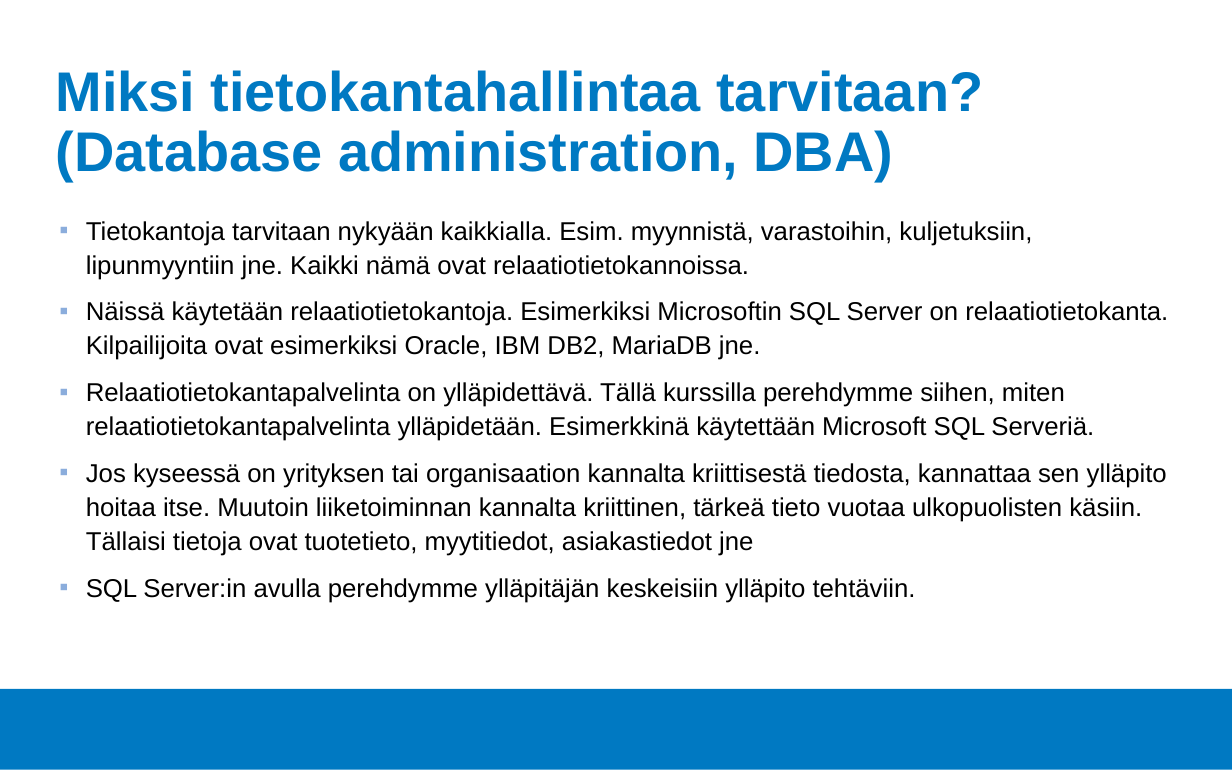
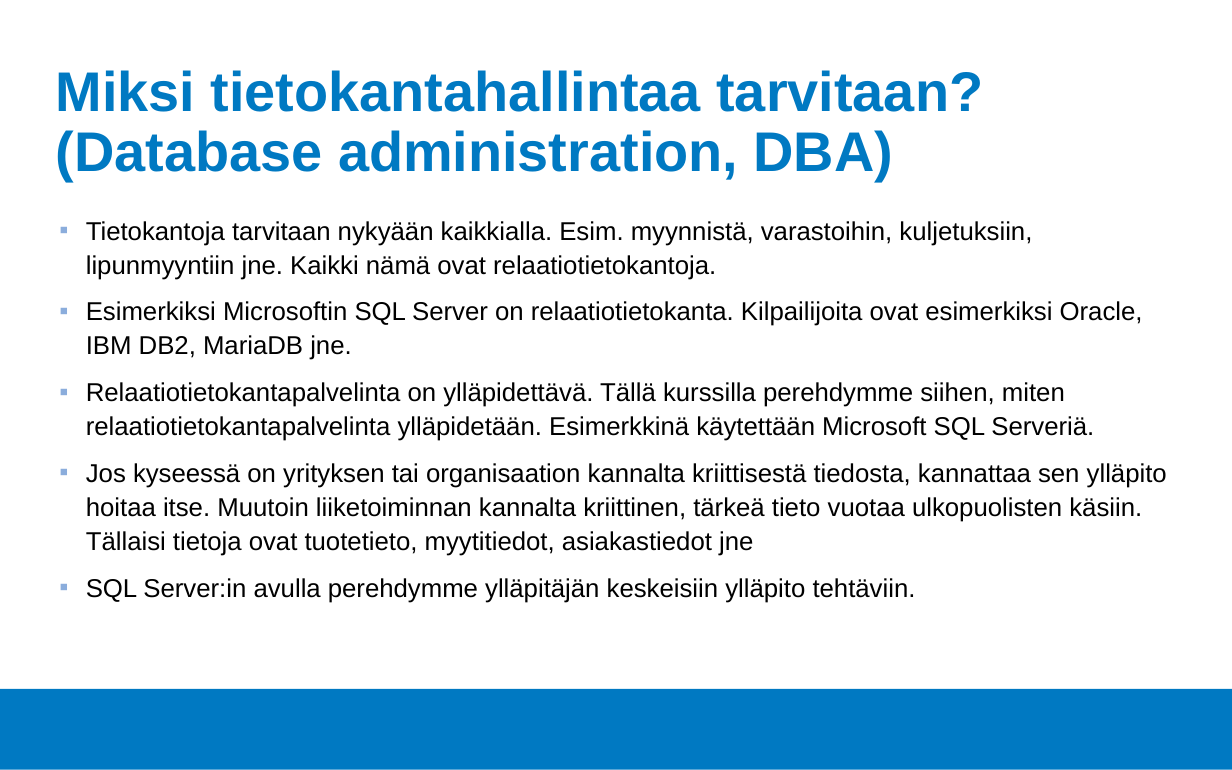
Before and after one commit to Tietokantahallinta/Tietokantahallinta.github.io, a slide deck: slide 2 of luennot/viikko01/Luentokalvot_01.odp. Drawn at 1232x770 pixels with LibreOffice and Linux fonts; fonts in the diff are those of the drawing; background and template pictures are left out. Boxes give left, top, right and bottom in pixels: in the first picture for what was removed or moved away, otherwise in the second. Text is boxed around its words. In the diff, an @@ line names an element or a change of style, - is before the commit and + after.

```diff
--- a/luennot/viikko01/Luentokalvot_01.odp
+++ b/luennot/viikko01/Luentokalvot_01.odp
@@ text at (x1=86, y1=221, x2=1143, y2=360): text changed @@
-▪ Tietokantoja tarvitaan nykyään kaikkialla. Esim. myynnistä, varastoihin, kuljetuksiin, lipunmyyntiin jne. Kaikki nämä ovat relaatiotietokannoissa.
-▪ Näissä käytetään relaatiotietokantoja. Esimerkiksi Microsoftin SQL Server on relaatiotietokanta. Kilpailijoita ovat esimerkiksi Oracle, IBM DB2, MariaDB jne.
+▪ Tietokantoja tarvitaan nykyään kaikkialla. Esim. myynnistä, varastoihin, kuljetuksiin, lipunmyyntiin jne. Kaikki nämä ovat relaatiotietokantoja.
+▪ Esimerkiksi Microsoftin SQL Server on relaatiotietokanta. Kilpailijoita ovat esimerkiksi Oracle, IBM DB2, MariaDB jne.
```
Also in this commit, not shown: 1 other slide changed, 2 slides added, 1 slide removed, 2 other files.
